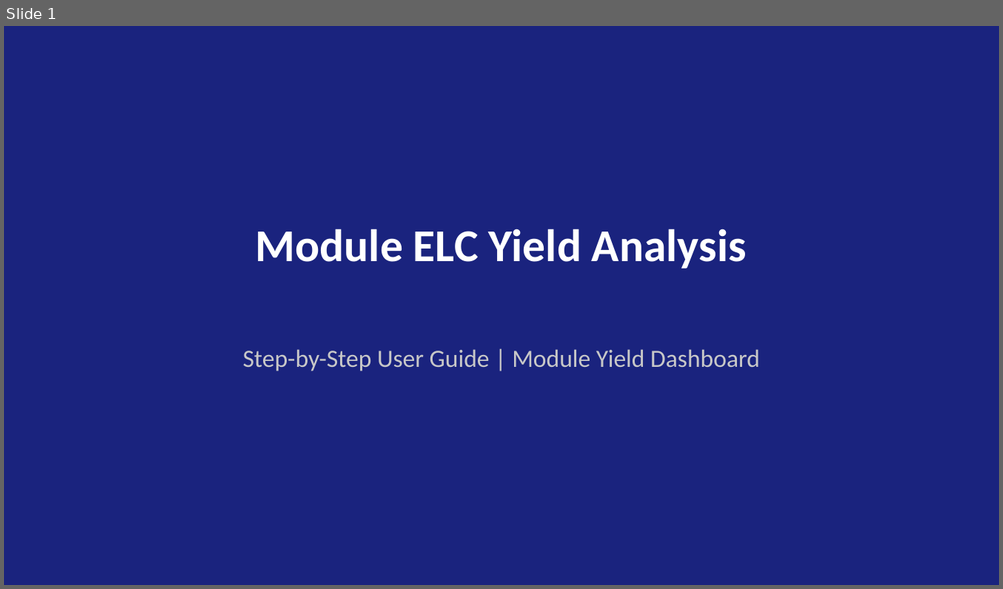
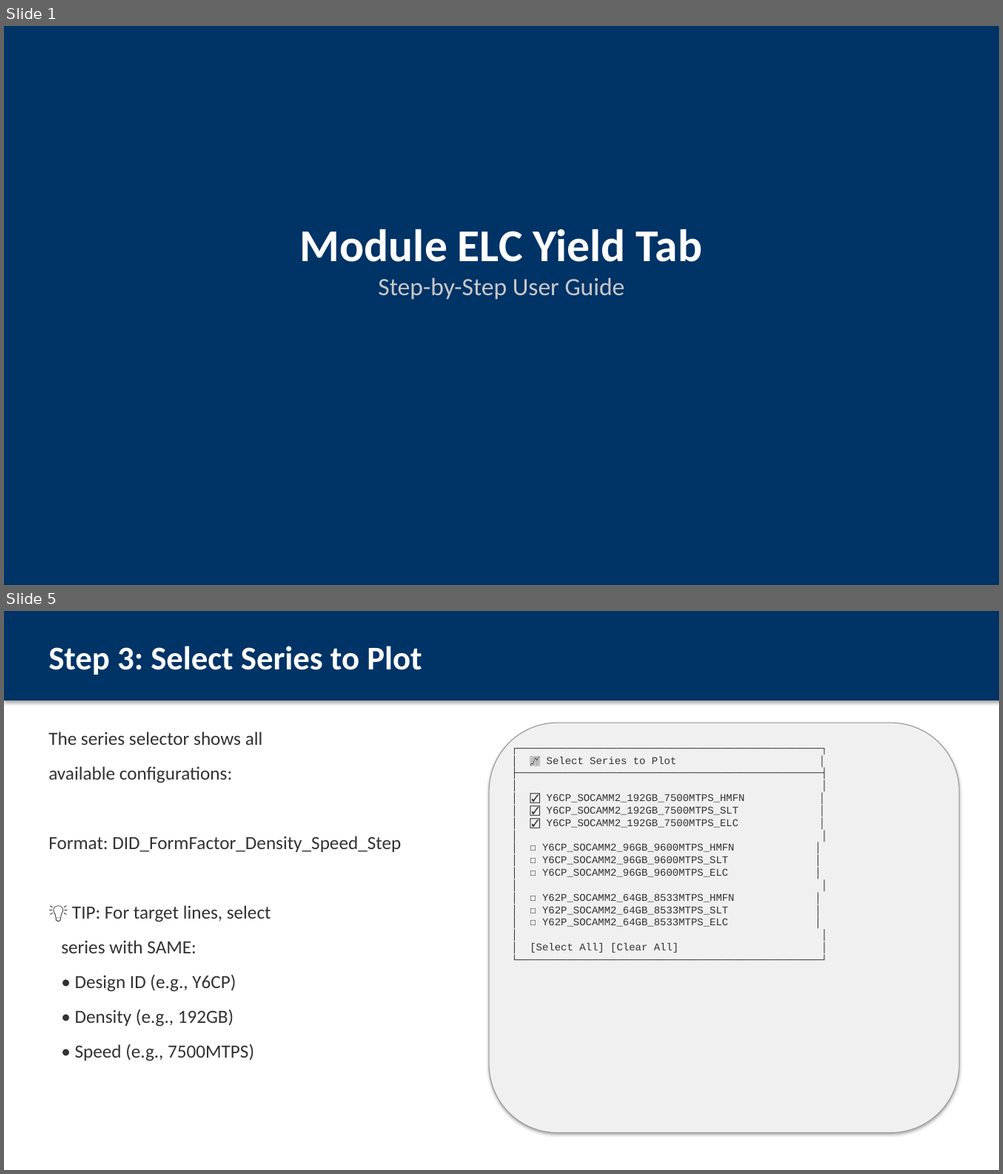
Before and after one commit to ASEGARAN/MODULE_YIELD_DASHBOARD, a slide deck: Module_ELC_Yield_User_Guide.pptx. Shown one above the other, each under a label of ours: slide 1 before the commit, slides 1 and 5 after it; the slides between them are not shown. The pictures are 1003x589 and 1003x1174 pixels, drawn with LibreOffice and Linux fonts; fonts in the diff are those of the drawing. Boxes give left, top, right and bottom in pixels: in the first picture for what was removed or moved away, otherwise in the second. Text is boxed around its words. In the diff, an @@ line names an element or a change of style, - is before the commit and + after.

Commit message:
Enhance Module ELC Yield user guide with ASCII mockups
- 12 slides with embedded visual mockups
- Step-by-step workflow from sidebar to targets
- Warning message explanation
- Available config reference
- Quick reference card
- No external screenshot dependencies

```diff
--- a/Module_ELC_Yield_User_Guide.pptx
+++ b/Module_ELC_Yield_User_Guide.pptx
@@ slide 5 added at (4,611,999,1170), background #FFFFFF @@
@@ rectangle added at (4,611,999,701), fill #003366 @@
@@ text added at (48,646,421,675), 32 pt, text #FFFFFF, bold @@
+Step 3: Select Series to Plot
@@ text added at (48,732,401,1062), 18 pt, text #323232 @@
+The series selector shows all
+available configurations:
+Format: DID_FormFactor_Density_Speed_Step
+💡 TIP: For target lines, select
+series with SAME:
+• Design ID (e.g., Y6CP)
+• Density (e.g., 192GB)
+• Speed (e.g., 7500MTPS)
@@ rounded rectangle added at (489,723,959,1133), fill #F0F0F0, outline #969696 0.75 pt @@
@@ text added at (529,757,745,953), 10 pt, text #323232 @@
+┌─────────────────────────────────────────────────┐
+│ 📈 Select Series to Plot │
+├─────────────────────────────────────────────────┤
+│ │
+│ ☑ Y6CP_SOCAMM2_192GB_7500MTPS_HMFN │
+│ ☑ Y6CP_SOCAMM2_192GB_7500MTPS_SLT │
+│ ☑ Y6CP_SOCAMM2_192GB_7500MTPS_ELC │
+│ │
+│ ☐ Y6CP_SOCAMM2_96GB_9600MTPS_HMFN │
+│ ☐ Y6CP_SOCAMM2_96GB_9600MTPS_SLT │
+│ ☐ Y6CP_SOCAMM2_96GB_9600MTPS_ELC │
+│ │
+│ ☐ Y62P_SOCAMM2_64GB_8533MTPS_HMFN │
+│ ☐ Y62P_SOCAMM2_64GB_8533MTPS_SLT │
+│ ☐ Y62P_SOCAMM2_64GB_8533MTPS_ELC │
+│ │
+│ [Select All] [Clear All] │
+└─────────────────────────────────────────────────┘
@@ slide 1 changed as well @@
@@ rectangle at (4,26,999,585): fill #1A237E to #003366 @@
@@ text at (300,229,702,300): text changed; size 44 to 24 pt; text colour #FFFFFF to #C8C8C8; bold off @@
-Module ELC Yield Analysis
+Module ELC Yield Tab
+Step-by-Step User Guide
@@ text removed at (243,349,760,372) @@
-Step-by-Step User Guide | Module Yield Dashboard
```
Also in this commit, not shown: 10 other slides added, 9 slides removed.
